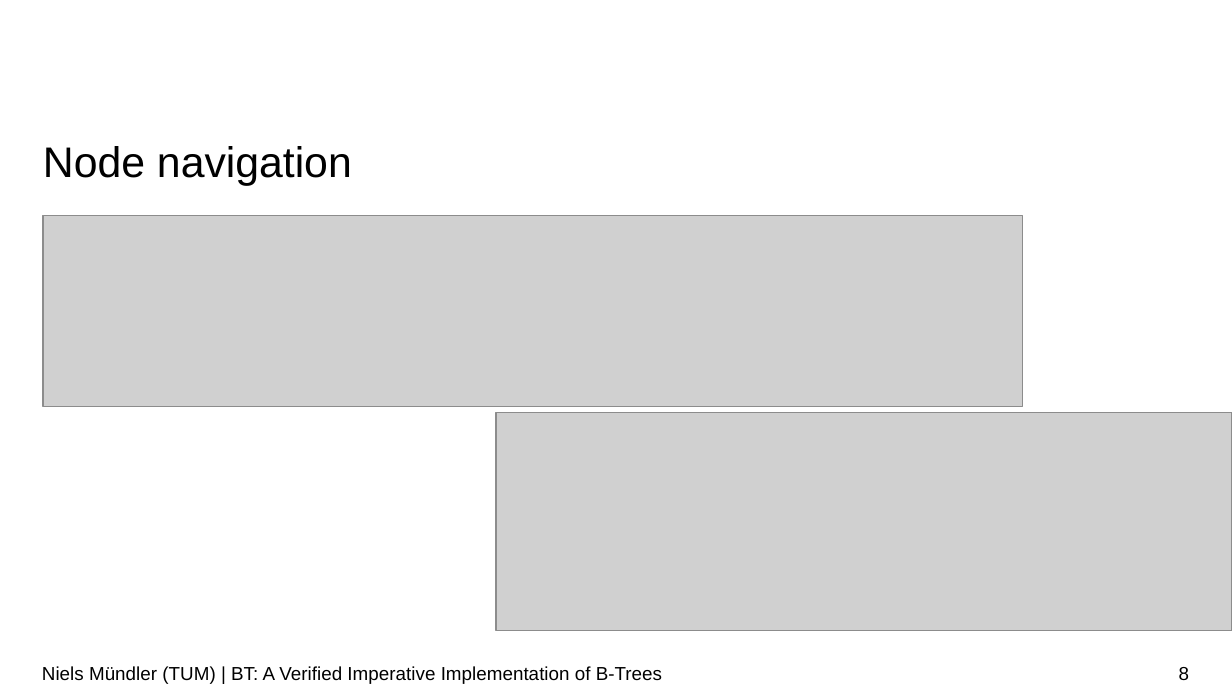
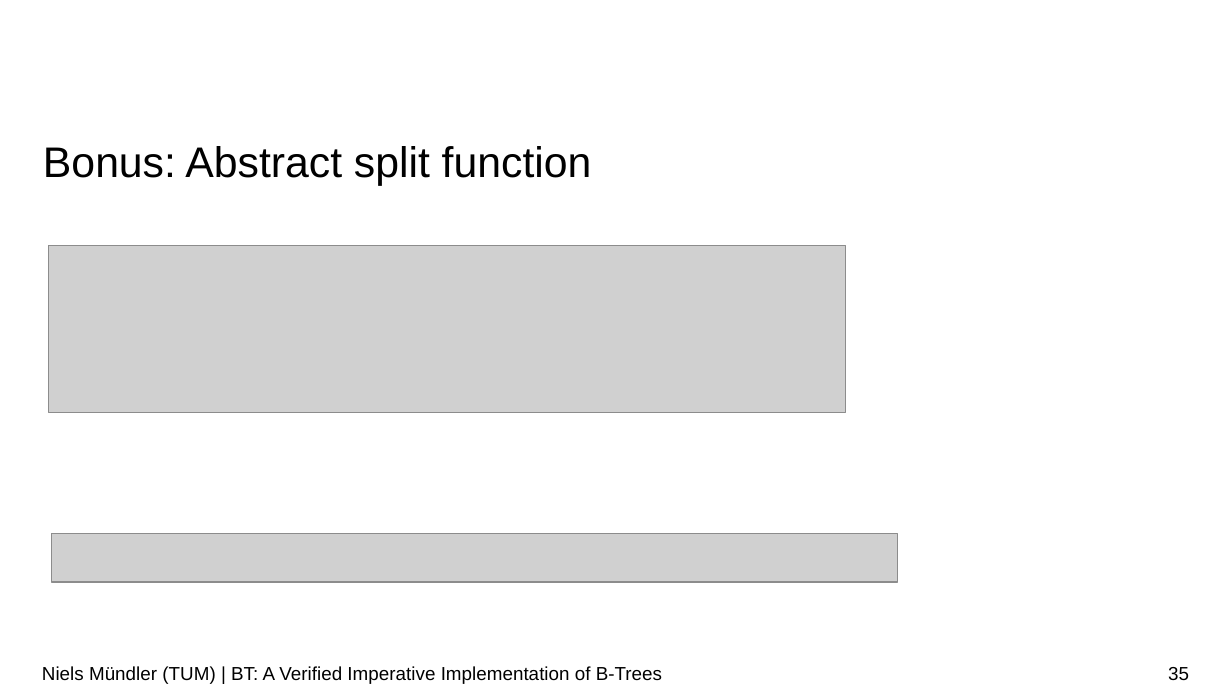
Before and after one commit to nielstron/btrees-thesis, a slide deck: slide 35 of colloqium.odp (slide 8 before the commit). Drawn at 1232x693 pixels with LibreOffice and Linux fonts; fonts in the diff are those of the drawing; grey boxes stand for pictures; background and template pictures are left out. Boxes give left, top, right and bottom in pixels: in the first picture for what was removed or moved away, otherwise in the second. Text is boxed around its words. In the diff, an @@ line names an element or a change of style, - is before the commit and + after.

```diff
--- a/colloqium.odp
+++ b/colloqium.odp
@@ title at [43, 146, 592, 185]: text changed @@
-Node navigation
+Bonus: Abstract split function
@@ picture: place and size @@
-picture at [43, 216, 1023, 407]
+picture at [48, 245, 845, 413]
@@ picture: place and size @@
-picture at [496, 413, 1232, 631]
+picture at [52, 533, 897, 582]
@@ page number at [1168, 667, 1189, 681]: text changed @@
-8
+35
```
Also in this commit, not shown: 20 other slides changed, 5 slides added, 1 slide removed.
